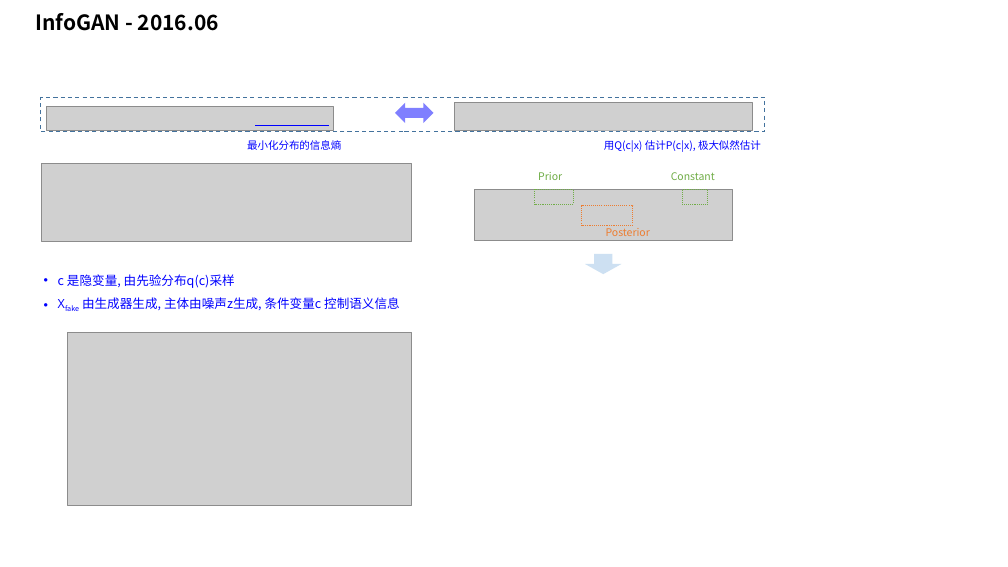
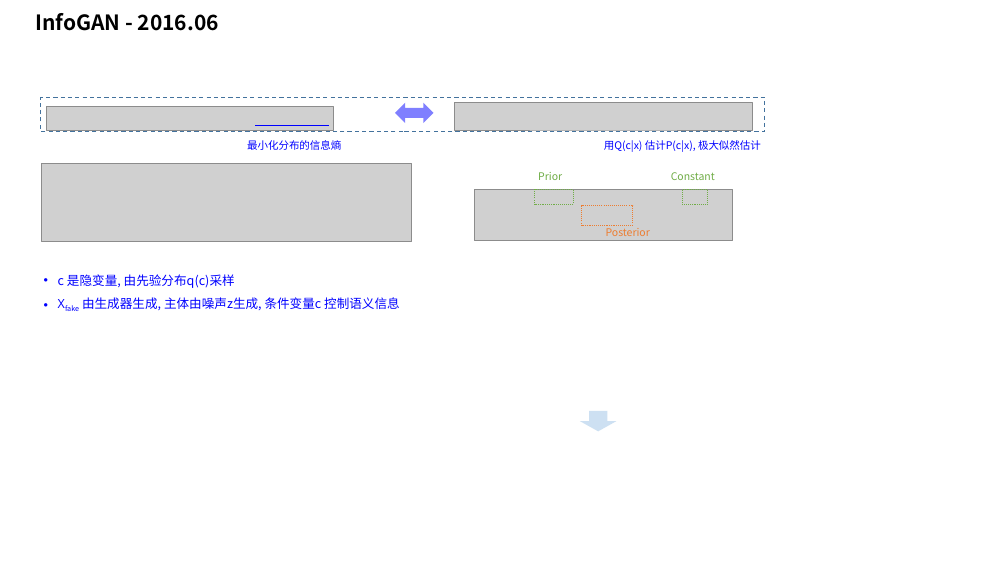
Before and after one commit to taylorguo/GAN_Understanding_Practicing, a slide deck: slide 21 of GAN_Understanding/GANunderstanding.pptx. Drawn at 1008x567 pixels with LibreOffice and Linux fonts; fonts in the diff are those of the drawing; grey boxes stand for pictures. Boxes give left, top, right and bottom in pixels: in the first picture for what was removed or moved away, otherwise in the second. Text is boxed around its words. In the diff, an @@ line names an element or a change of style, - is before the commit and + after.

```diff
--- a/GAN_Understanding/GANunderstanding.pptx
+++ b/GAN_Understanding/GANunderstanding.pptx
@@ picture removed at (68, 332, 412, 505) @@
@@ right arrow: place and size @@
-right arrow at (585, 254, 621, 274)
+right arrow at (580, 411, 617, 431)
```
